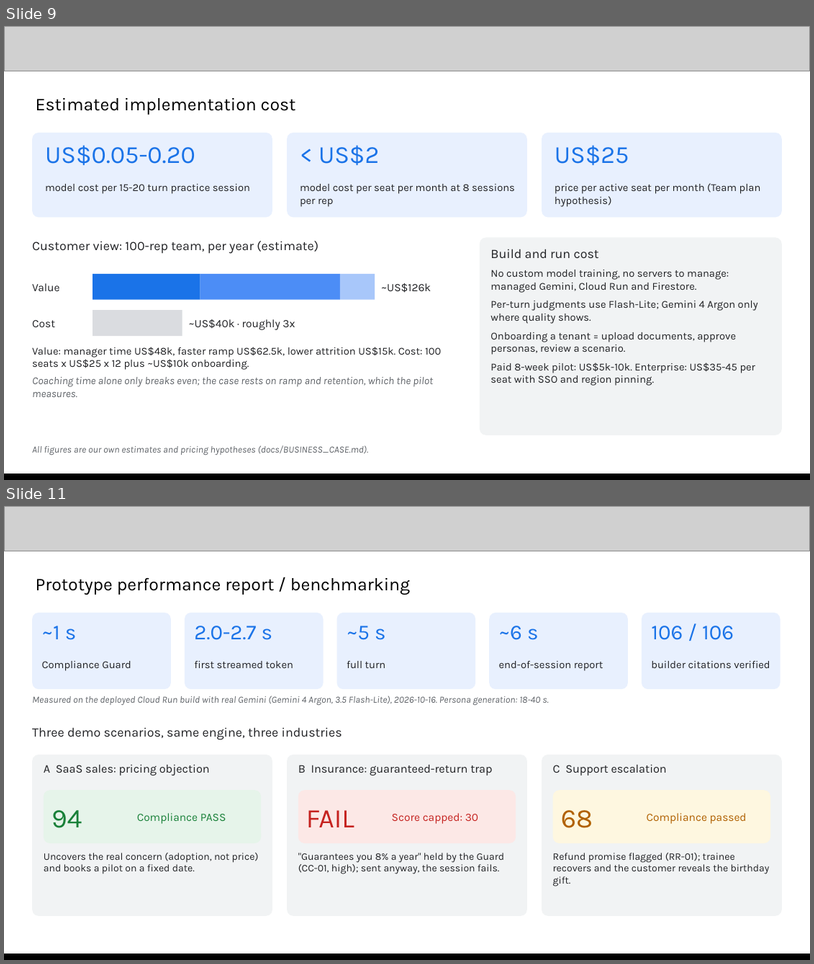
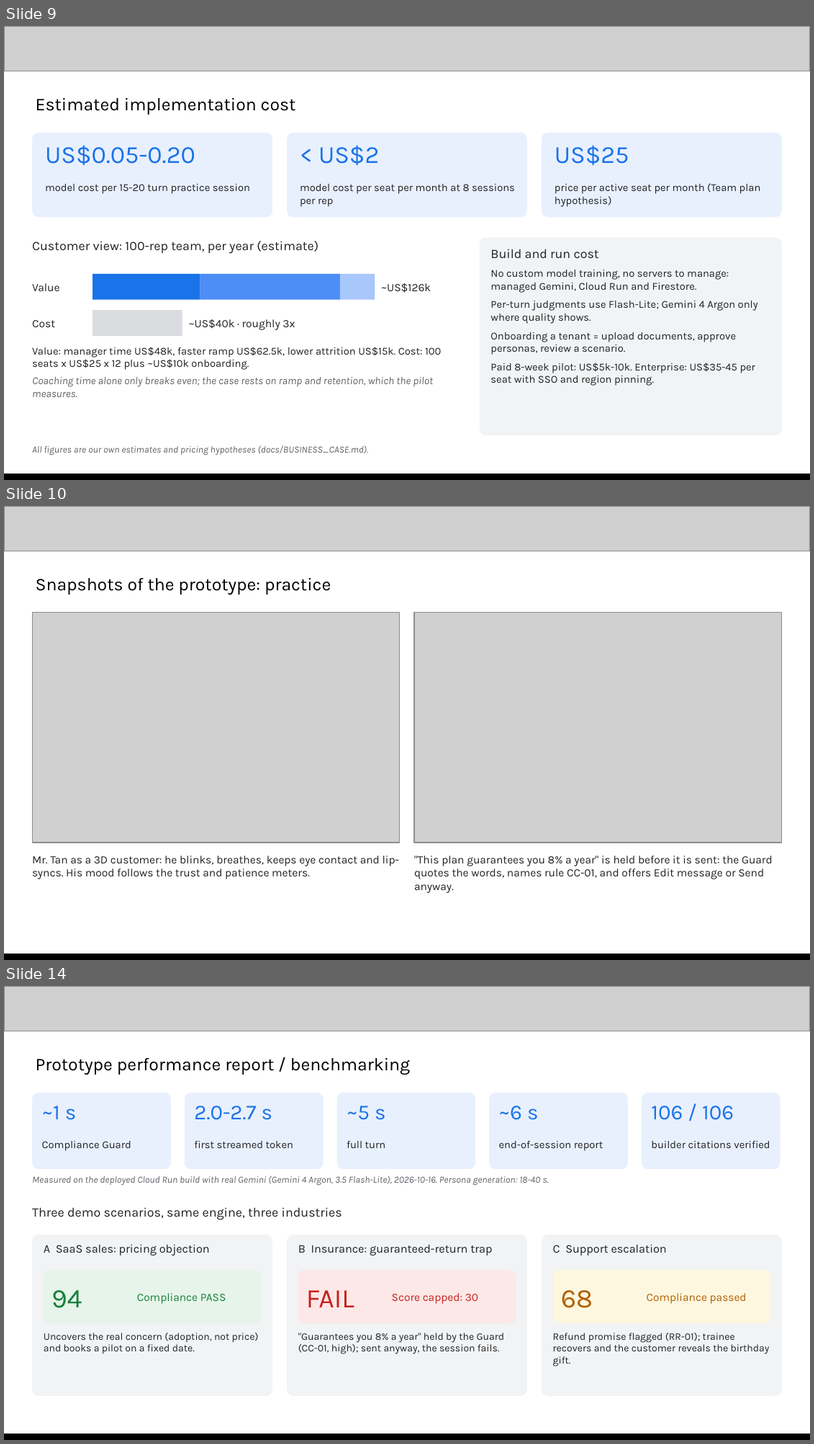
Before and after one commit to jease0502/SkillCoach-AIBC, a slide deck: media/SkillCoach_Submission.pptx. Shown one above the other, each under a label of ours: slides 9 and 11 before the commit, slides 9, 10 and 14 after it; the slides between them are not shown. The pictures are 814x964 and 814x1444 pixels, drawn with LibreOffice and Linux fonts; fonts in the diff are those of the drawing; grey boxes stand for pictures. Boxes give left, top, right and bottom in pixels: in the first picture for what was removed or moved away, otherwise in the second. Text is boxed around its words. In the diff, an @@ line names an element or a change of style, - is before the commit and + after.

```diff
--- a/media/SkillCoach_Submission.pptx
+++ b/media/SkillCoach_Submission.pptx
@@ slide 10 added at (x1=4, y1=506, x2=810, y2=960), background #FFFFFF @@
@@ picture added at (x1=4, y1=506, x2=810, y2=551) @@
@@ text added at (x1=36, y1=578, x2=331, y2=595), 16 pt, text #000000 @@
+Snapshots of the prototype: practice
@@ picture added at (x1=32, y1=613, x2=400, y2=842) @@
@@ picture added at (x1=414, y1=613, x2=782, y2=842) @@
@@ text added at (x1=32, y1=855, x2=399, y2=879), 10 pt, text #202124 @@
+Mr. Tan as a 3D customer: he blinks, breathes, keeps eye contact and lip-syncs. His mood follows the trust and patience meters.
@@ text added at (x1=414, y1=855, x2=773, y2=893), 10 pt, text #202124 @@
+"This plan guarantees you 8% a year" is held before it is sent: the Guard quotes the words, names rule CC-01, and offers Edit message or Send anyway.
@@ picture added at (x1=4, y1=955, x2=810, y2=960) @@
@@ rectangle added at (x1=4, y1=954, x2=810, y2=960), fill #000000 @@
@@ what was slide 11 is now slide 14 @@
```
Also in this commit, not shown: 3 slides changed, 3 other slides added, 1 slide removed, 18 other files.
